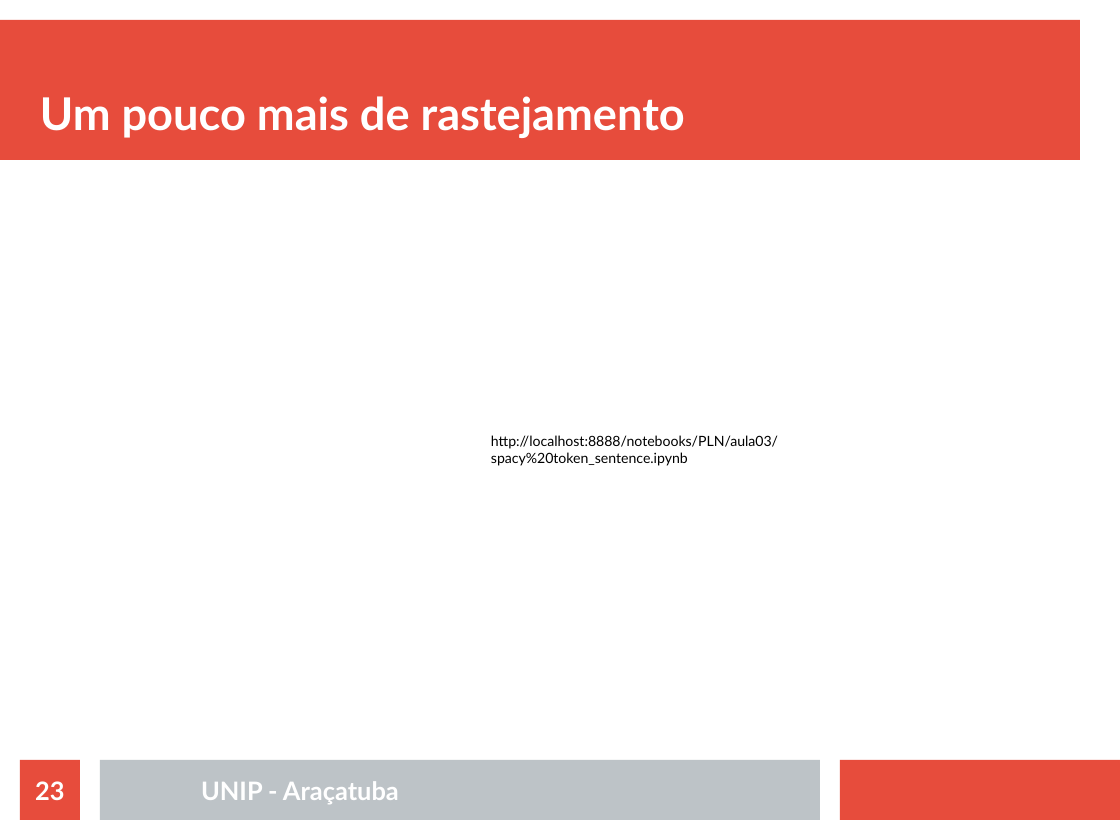
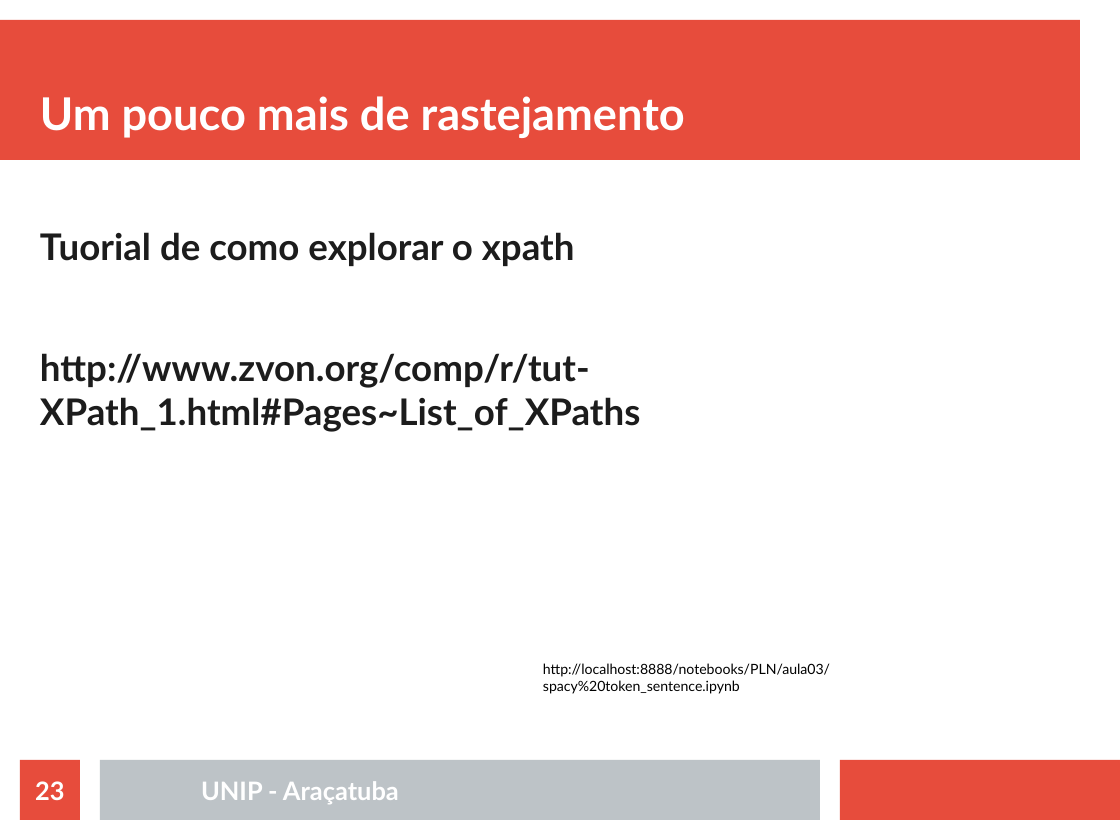
Before and after one commit to rafaelstojoao/pos-unip, a slide deck: slide 23 of [2020][modulo][Processamento_Linguagem_Natural]/[aula]03[chatbot].odp. Drawn at 1120x840 pixels with LibreOffice and Linux fonts; fonts in the diff are those of the drawing. Boxes give left, top, right and bottom in pixels: in the first picture for what was removed or moved away, otherwise in the second. Text is boxed around its words. In the diff, an @@ line names an element or a change of style, - is before the commit and + after.

Commit message:
Atualizando no fim da aula

```diff
--- a/[2020][modulo][Processamento_Linguagem_Natural]/[aula]03[chatbot].odp
+++ b/[2020][modulo][Processamento_Linguagem_Natural]/[aula]03[chatbot].odp
@@ text added at (x1=40, y1=232, x2=640, y2=432), 26 pt, text #1C1C1C, bold @@
+Tuorial de como explorar o xpath
+http://www.zvon.org/comp/r/tut-XPath_1.html#Pages~List_of_XPaths
@@ text "http://localhost:8888/notebooks/PLN/aula03/spacy%20token_sen ..." moved from (x1=491, y1=435, x2=778, y2=466) to (x1=543, y1=663, x2=830, y2=694) @@
```
Also in this commit, not shown: 2 other slides changed, 31 other files.
